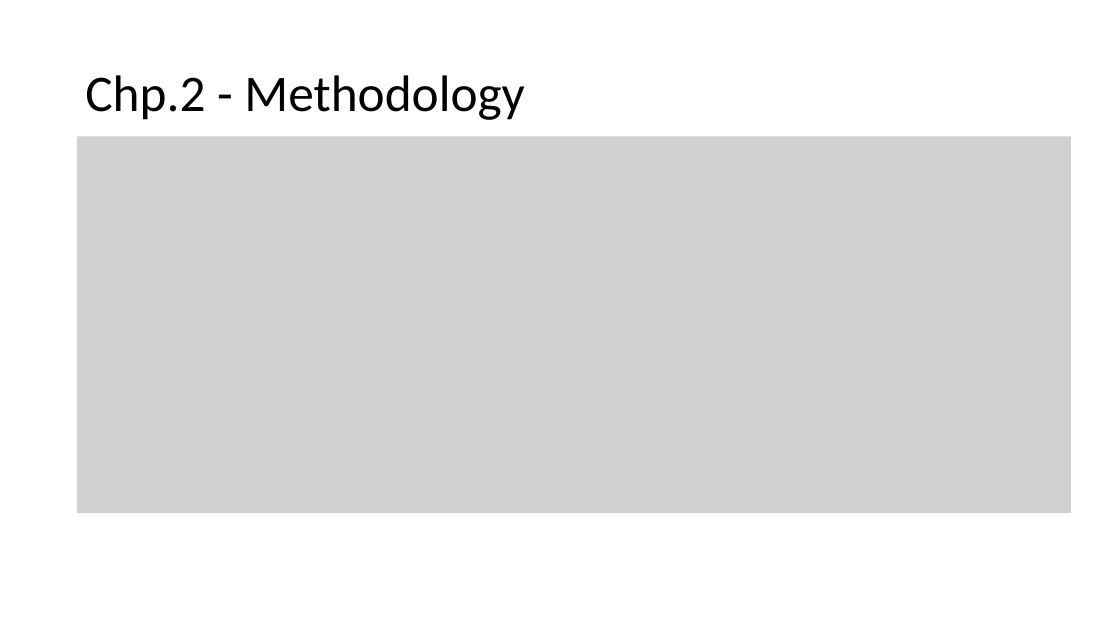
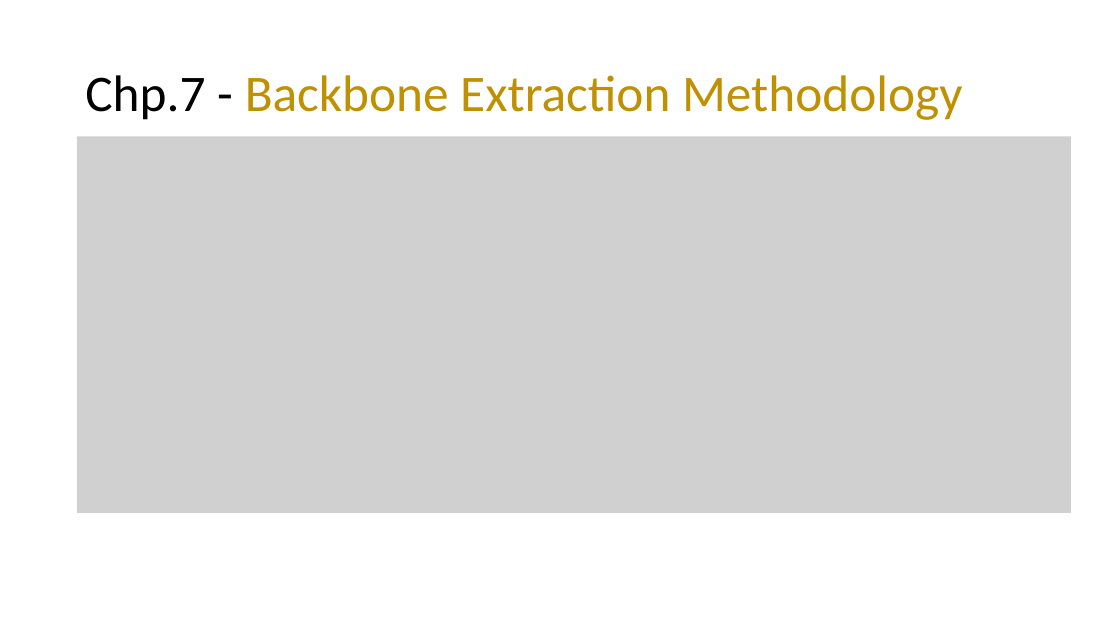
Before and after one commit to Breno-st/big-cities-transport, a slide deck: slide 8 of 11.Presenttaions/big-cities-transport.pptx (slide 19 before the commit). Drawn at 1120x630 pixels with LibreOffice and Linux fonts; fonts in the diff are those of the drawing; grey boxes stand for pictures. Boxes give left, top, right and bottom in pixels: in the first picture for what was removed or moved away, otherwise in the second. Text is boxed around its words. In the diff, an @@ line names an element or a change of style, - is before the commit and + after.

```diff
--- a/11.Presenttaions/big-cities-transport.pptx
+++ b/11.Presenttaions/big-cities-transport.pptx
@@ title at (85,75,962,120): text changed; text colour #000000 to #BF9000 @@
-Chp.2 - Methodology
+Chp.7 - Backbone Extraction Methodology
```
Also in this commit, not shown: 9 other slides changed, 3 slides added, 2 slides removed, 52 other files.
